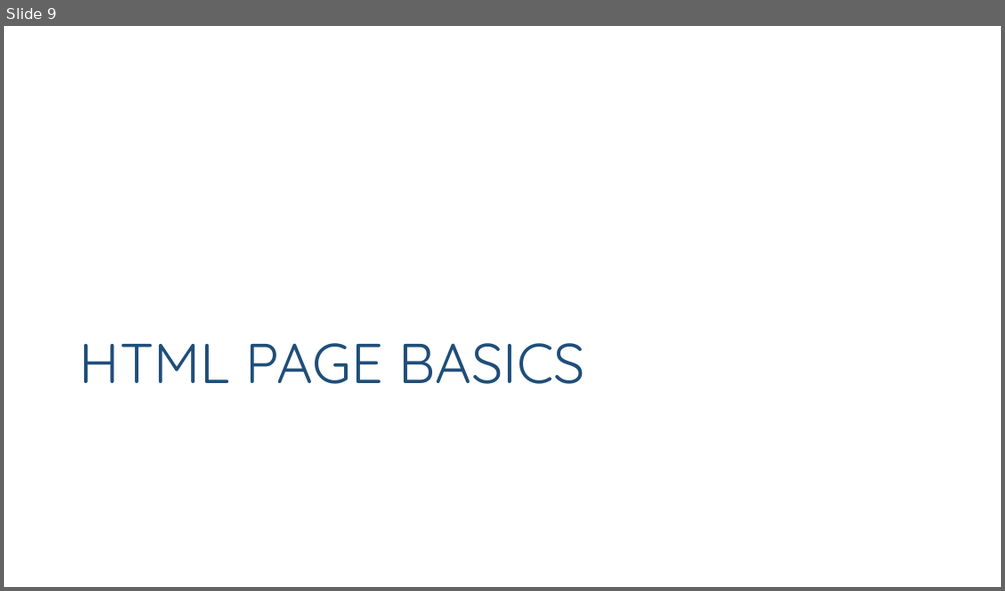
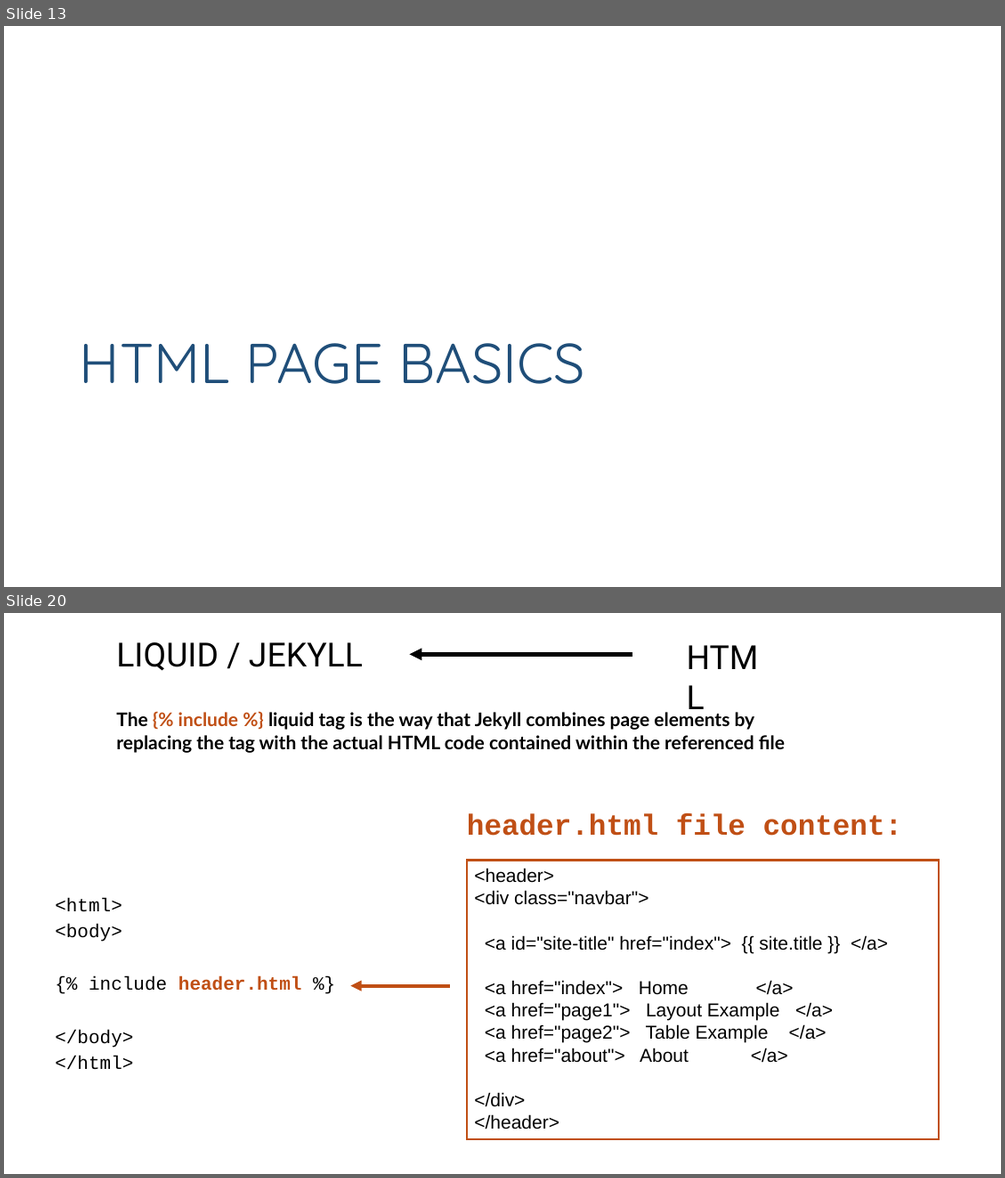
Before and after one commit to Watts-College/paf-514-template, a slide deck: lectures/github-pages.pptx. Shown one above the other, each under a label of ours: slide 9 before the commit, slides 13 and 20 after it; the slides between them are not shown. The pictures are 1005x591 and 1005x1178 pixels, drawn with LibreOffice and Linux fonts; fonts in the diff are those of the drawing. Boxes give left, top, right and bottom in pixels: in the first picture for what was removed or moved away, otherwise in the second. Text is boxed around its words. In the diff, an @@ line names an element or a change of style, - is before the commit and + after.

Commit message:
update lecture on html

```diff
--- a/lectures/github-pages.pptx
+++ b/lectures/github-pages.pptx
@@ slide 20 added at [4, 613, 1001, 1174], background #FFFFFF @@
@@ text added at [116, 642, 363, 671], 32 pt, text #000000 @@
+LIQUID / JEKYLL
@@ arrow added from (633, 654) to (409, 654), #000000 4 pt @@
@@ text added at [116, 712, 785, 753], 18 pt, text #000000, bold @@
+The {% include %} liquid tag is the way that Jekyll combines page elements by replacing the tag with the actual HTML code contained within the referenced file
@@ text added at [388, 735, 441, 749], 32 pt, text #000000 @@
+HTML
@@ text added at [467, 813, 903, 835], 28 pt, text #C04F15, bold @@
+    header.html file content:
@@ rectangle added at [467, 860, 938, 1140], outline #C04F15 2 pt @@
@@ text added at [474, 868, 888, 1129], 18 pt, text #000000 @@
+<header>
+<div class="navbar">
+<a id="site-title" href="index"> {{ site.title }} </a>
+<a href="index"> Home </a>
+<a href="page1"> Layout Example </a>
+<a href="page2"> Table Example </a>
+<a href="about"> About </a>
+</div>
+</header>
@@ text added at [55, 898, 302, 1070], 18 pt, text #000000 @@
+<html>
+<body>
+{% include header.html %}
+</body>
+</html>
@@ arrow added from (450, 985) to (351, 985), #C04F15 3.5 pt @@
@@ what was slide 9 is now slide 13 @@
```
Also in this commit, not shown: 14 other slides added, 2 slides removed, 1 other file.
